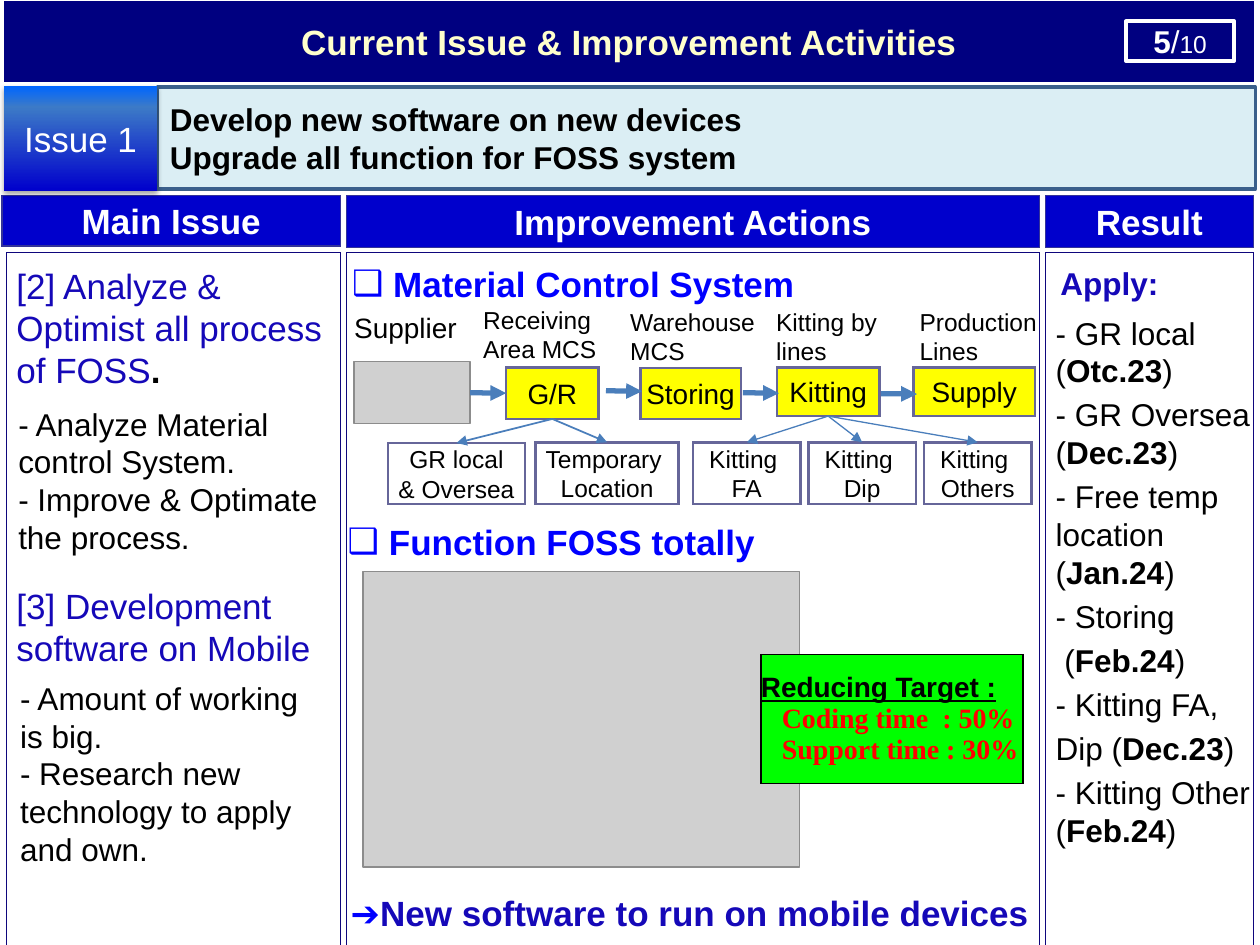
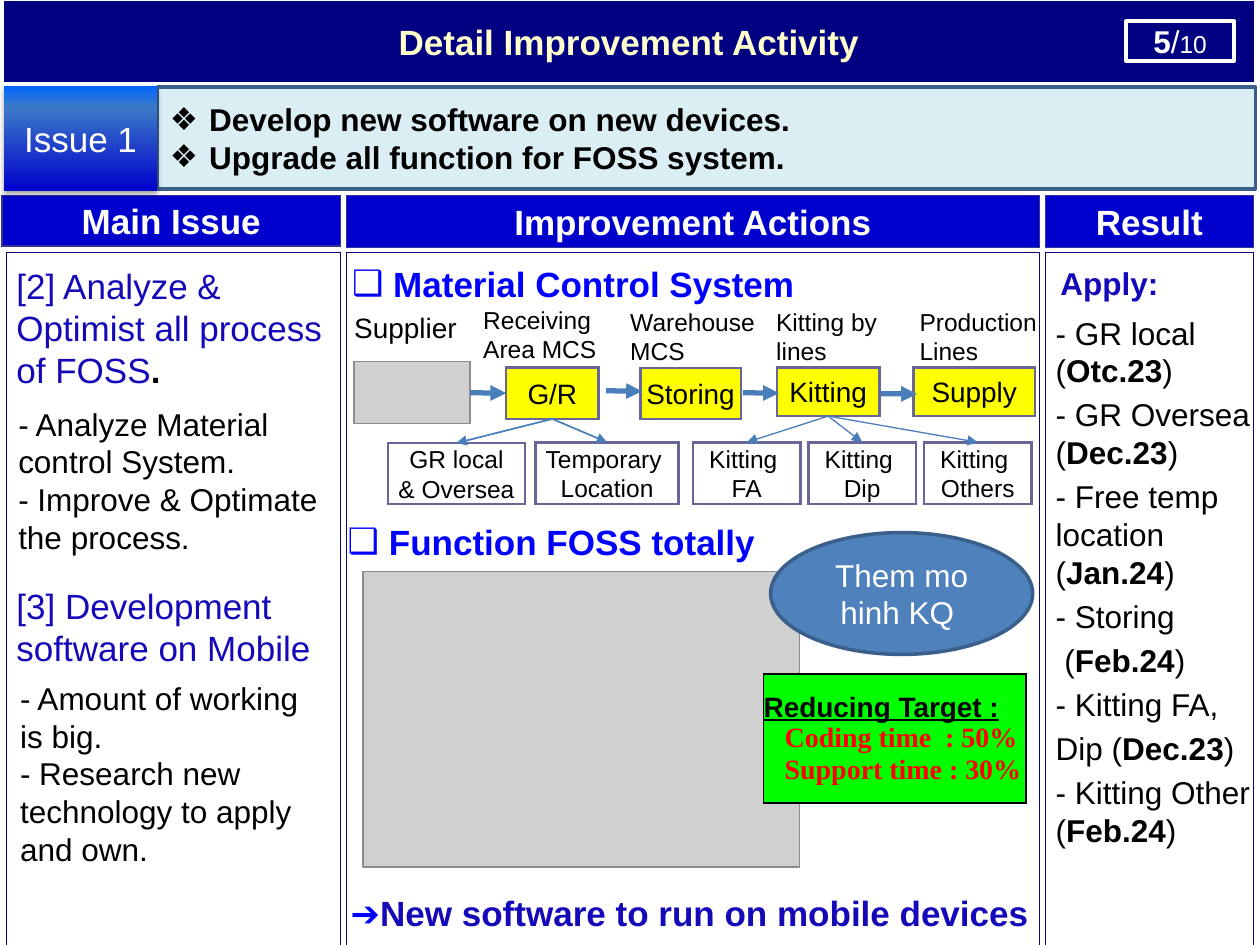
Before and after one commit to thietbicongnghevietnam/ReportPSNV, a slide deck: slide 6 of Report_test.pptx. Drawn at 1260x945 pixels with LibreOffice and Linux fonts; fonts in the diff are those of the drawing; grey boxes stand for pictures. Boxes give left, top, right and bottom in pixels: in the first picture for what was removed or moved away, otherwise in the second. Text is boxed around its words. In the diff, an @@ line names an element or a change of style, - is before the commit and + after.

```diff
--- a/Report_test.pptx
+++ b/Report_test.pptx
@@ text in rectangle at bbox=[399, 29, 858, 62]: text changed @@
-Current Issue & Improvement Activities
+Detail Improvement Activity
@@ text in rectangle at bbox=[209, 108, 790, 175]: text changed @@
-Develop new software on new devices
-Upgrade all function for FOSS system
+❖ Develop new software on new devices.
+❖ Upgrade all function for FOSS system.
@@ ellipse added at bbox=[771, 533, 1033, 655], fill #4F81BD, outline #3A5F8C 2 pt, 18 pt, text #FFFFFF @@
+Them mo hinh KQ
@@ table: place and size @@
-table at bbox=[761, 654, 1023, 784]
+table at bbox=[764, 674, 1026, 804]
```
Also in this commit, not shown: 7 other slides changed.
